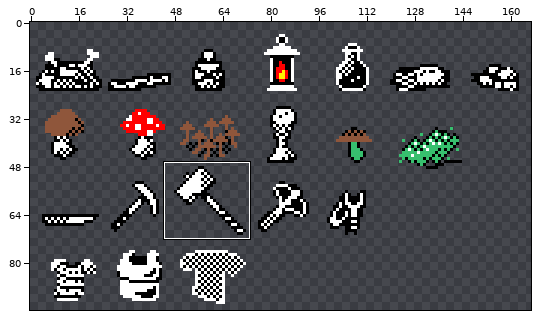
Edited in one commit: sprite sheet (assets/items.png). The picture above shows the old version from afar; the outline marks the close-up.
Close-up. Before the commit:
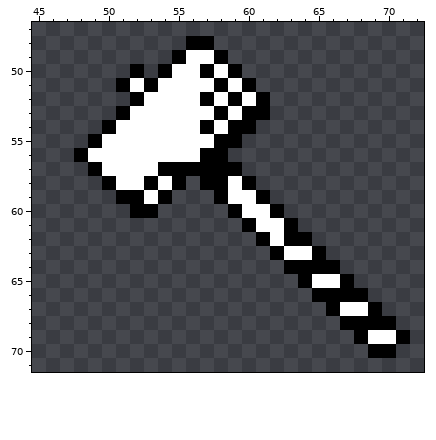
The file is 168x96 pixels. Shown: x 45..72, y 47..71. The wide view leaves out empty margins.
The same view after the edit:
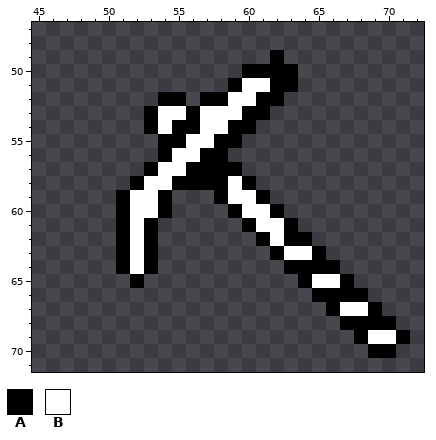
Palette (. is transparent): A #000000  B #ffffff
From old to new:
{"y":48,"x":56,"old":"AA","new":".."}
{"y":49,"x":55,"old":"ABBA","new":"...."}
{"y":49,"x":62,"old":".","new":"A"}
{"y":50,"x":52,"old":"A","new":"."}
{"y":50,"x":54,"old":"ABBABA....","new":"......AAAA"}
{"y":51,"x":51,"old":"ABABBBBABA...","new":"........ABBAA"}
{"y":52,"x":52,"old":"ABBBB","new":"..AA."}
{"y":52,"x":58,"old":"BA","new":"AB"}
{"y":52,"x":62,"old":".","new":"A"}
{"y":53,"x":51,"old":"ABB","new":"..A"}
{"y":53,"x":56,"old":"B","new":"A"}
{"y":53,"x":58,"old":"A","new":"B"}
{"y":54,"x":50,"old":"ABBB","new":"...A"}
{"y":54,"x":55,"old":"BBA","new":"AAB"}
{"y":55,"x":49,"old":"ABBBBBB","new":".....AA"}
{"y":56,"x":48,"old":"ABBBBBB","new":"......A"}
{"y":57,"x":49,"old":"ABBBBAA","new":"....ABB"}
{"y":58,"x":50,"old":"ABBA","new":"..AB"}
{"y":58,"x":56,"old":".","new":"A"}
{"y":59,"x":52,"old":"A","new":"B"}
{"y":60,"x":51,"old":".AA.","new":"ABBA"}
{"y":61,"x":51,"old":"...","new":"ABA"}
{"y":62,"x":51,"old":"...","new":"ABA"}
{"y":63,"x":51,"old":"...","new":"ABA"}
{"y":64,"x":51,"old":"...","new":"ABA"}
{"y":65,"x":52,"old":".","new":"A"}
{"label":"changed","picture_box":[74,36,298,288]}
